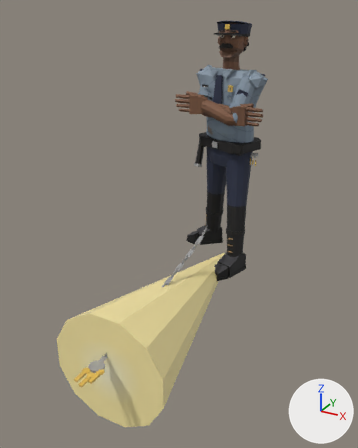
The Blender file art/hollis.blend, before and after one commit.
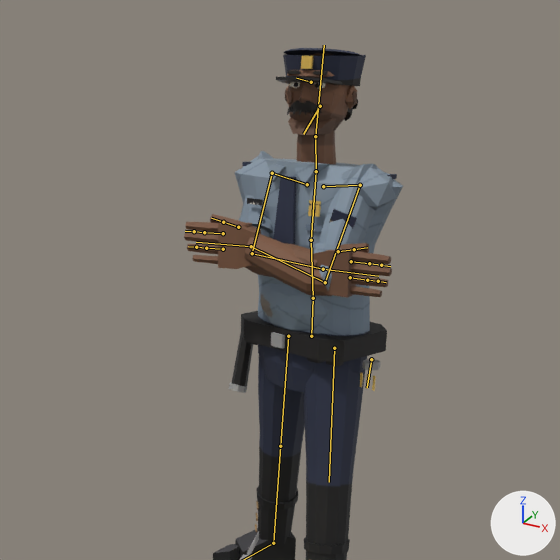
Each version appears first whole from a 50 mm camera at (1.6, -3.77, 2.11) aimed at (0.01, -0.88, 0.67), and next in a close-up on the part from 27% to 93% of the width and 0% to 53% of the height. Arrows for +X, +Y and +Z are at lower right; the lights stay in place. The first two pictures are the older version. Both versions are drawn at frame 88 of the action 'win'; the numbers are the values there. The bones that change, and the others that lie on the model, are drawn over the model as lines in the close-ups.

Objects in the first close-up: 'hollis_body' and 1 more.
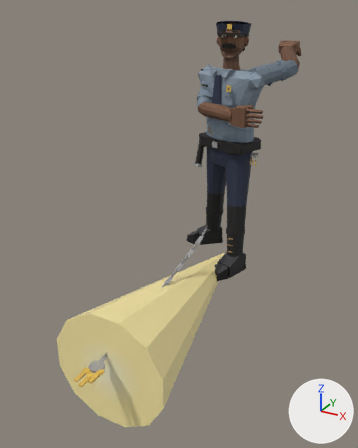
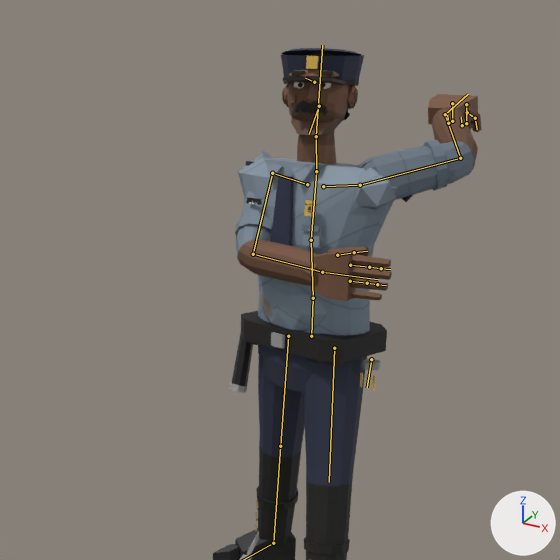
The change in detail:
Bone 'chest' (bone_chest) turns from (-10, 11, -1) to (-10, 7, -1) degrees about its own x, y and z.
Bone 'neck' (bone_neck) turns from (4, -1, 0) to (4, 3, 0) degrees about its own x, y and z.
Bone 'head' (bone_head) turns from (-8, 11, 0) to (-8, 21, 0) degrees about its own x, y and z.
Bone 'shoulder.L' (bone_shoulder_l) turns from (14, 14, 3) to (10, 15, 2) degrees about its own x, y and z.
Bone 'thumb.L' (bone_thumb_l) turns from (0, 0, 0) to (0, 0, -33) degrees about its own x, y and z.
Bone 'thumb_2.L' (bone_thumb_2_l) turns from (0, 0, 0) to (0, 0, -39) degrees about its own x, y and z.
Bone 'index.L' (bone_index_l) turns from (0, 0, 0) to (0, 0, -90) degrees about its own x, y and z.
Bone 'index_2.L' (bone_index_2_l) turns from (0, 0, 0) to (0, 0, -100) degrees about its own x, y and z.
Bone 'index_3.L' (bone_index_3_l) turns from (0, 0, 0) to (0, 0, -70) degrees about its own x, y and z.
Bone 'fingers.L' (bone_fingers_l) turns from (0, 0, 0) to (0, 0, -90) degrees about its own x, y and z.
Bone 'fingers_2.L' (bone_fingers_2_l) turns from (0, 0, 0) to (0, 0, -100) degrees about its own x, y and z.
Bone 'fingers_3.L' (bone_fingers_3_l) turns from (0, 0, 0) to (0, 0, -70) degrees about its own x, y and z.
Bone 'shoulder.R' (bone_shoulder_r) turns from (-10, -17, 2) to (-6, -17, 1) degrees about its own x, y and z.
Bone 'ik_hand.L' (bone_ik_hand_l) moves from (0.511, -0.525, 0.244) to (-0.047, -0.774, -0.305).
Bone 'ik_hand.L' (bone_ik_hand_l) turns from (66, 83, -44) to (-86, 20, 70) degrees about its own x, y and z.
Bone 'pole_elbow.L' (bone_pole_elbow_l) moves from (-0.083, -0.09, 0.787) to (0.142, 0.022, 0.9).
Bone 'ik_hand.R' (bone_ik_hand_r) moves from (-0.526, -0.482, 0.264) to (-0.53, -0.472, 0.263).

Pixel boxes [x1, y1, x2, y2] of what changed, in the close-ups (560 x 560 px):
'hollis_body', posed: before [184, 48, 403, 560]; after [213, 48, 482, 560]
bone 'neck', root to tip: before (316, 171) to (315, 136); after (316, 171) to (316, 136)
bone 'head', root to tip: before (315, 136) to (324, 45); after (316, 136) to (322, 45)
bone 'thumb.L', root to tip: before (238, 227) to (223, 222); after (467, 112) to (475, 118)
bone 'thumb_2.L', root to tip: before (223, 222) to (211, 218); after (475, 118) to (477, 129)
bone 'index.L', root to tip: before (223, 233) to (204, 232); after (466, 104) to (466, 123)
bone 'index_2.L', root to tip: before (204, 232) to (194, 231); after (466, 123) to (462, 125)
bone 'index_3.L', root to tip: before (194, 231) to (185, 231); after (462, 125) to (461, 117)
bone 'fingers.L', root to tip: before (223, 249) to (206, 248); after (452, 103) to (452, 121)
bone 'fingers_2.L', root to tip: before (206, 248) to (196, 247); after (452, 121) to (448, 123)
bone 'fingers_3.L', root to tip: before (196, 247) to (188, 246); after (448, 123) to (447, 115)
